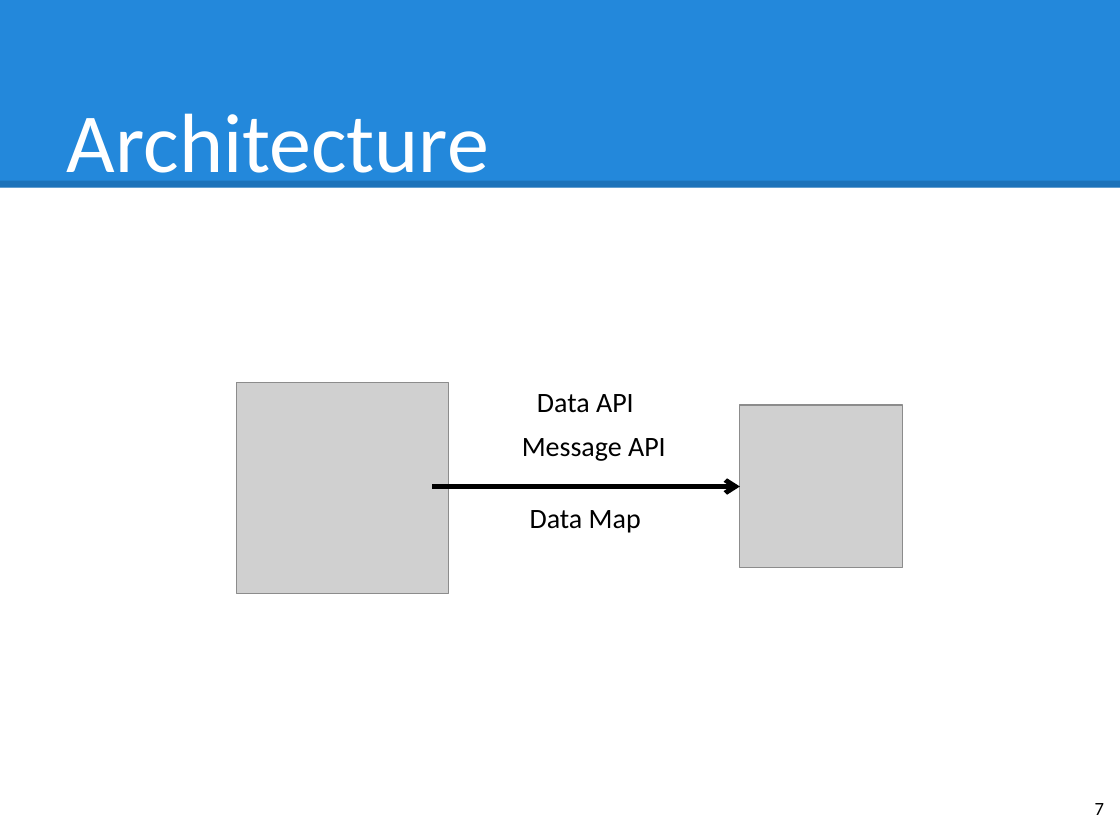
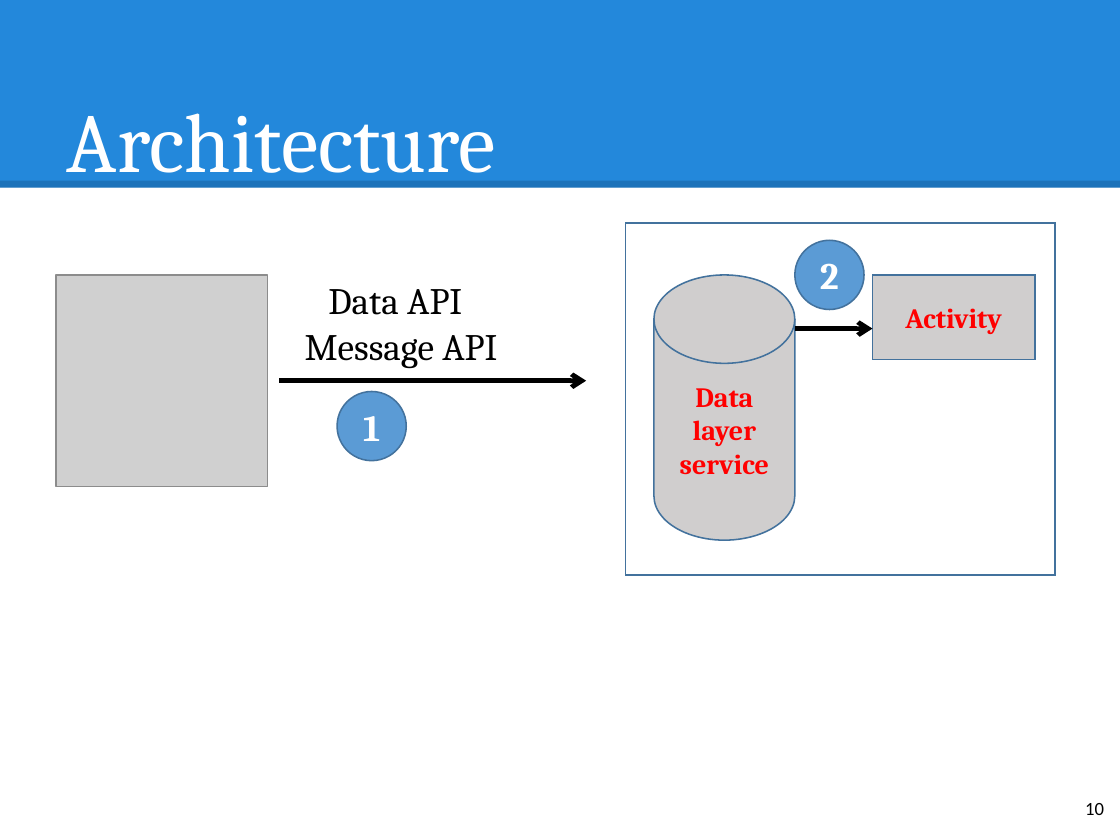
Before and after one commit to hqt/street-router, a slide deck: slide 10 of Document/presentation/nam/wear.pptx (slide 7 before the commit). Drawn at 1120x840 pixels with LibreOffice and Linux fonts; fonts in the diff are those of the drawing; grey boxes stand for pictures. Boxes give left, top, right and bottom in pixels: in the first picture for what was removed or moved away, otherwise in the second. Text is boxed around its words. In the diff, an @@ line names an element or a change of style, - is before the commit and + after.

```diff
--- a/Document/presentation/nam/wear.pptx
+++ b/Document/presentation/nam/wear.pptx
@@ text "Architecture" at bbox=[67, 113, 496, 190]: font Calibri to Cambria @@
@@ rectangle added at bbox=[626, 223, 1055, 575], outline #43739E 1 pt @@
@@ ellipse added at bbox=[795, 241, 865, 310], fill #5B9BD5, outline #43739E 1 pt, 24 pt, text #FFFFFF, bold @@
+2
@@ picture: place and size @@
-picture at bbox=[236, 382, 448, 594]
+picture at bbox=[56, 274, 268, 486]
@@ text "Data API": place and size @@
-text "Data API" at bbox=[537, 394, 634, 413]
+text "Data API" at bbox=[328, 289, 462, 315]
@@ text "Data API" at bbox=[328, 289, 462, 315]: size 18 to 24 pt, font Calibri to Cambria @@
@@ cylinder added at bbox=[654, 274, 795, 540], fill #D0CECE, outline #43739E 1 pt, 18 pt, text #FF0000, bold @@
+Data layer service
@@ rectangle added at bbox=[872, 274, 1035, 360], fill #D0CECE, outline #43739E 1 pt, 18 pt, text #FF0000, bold @@
+Activity
@@ text "Message API" at bbox=[305, 335, 497, 369]: size 18 to 24 pt, font Calibri to Cambria @@
@@ text "Message API": place and size @@
-text "Message API" at bbox=[522, 438, 666, 461]
+text "Message API" at bbox=[305, 335, 497, 369]
@@ arrow added from (795, 328) to (872, 328), #000000 3 pt @@
@@ arrow moved from (740, 486) - (432, 486) to (586, 381) - (279, 381) @@
@@ ellipse added at bbox=[337, 392, 407, 461], fill #5B9BD5, outline #43739E 1 pt, 24 pt, text #FFFFFF, bold @@
+1
@@ picture removed at bbox=[740, 405, 903, 568] @@
@@ text removed at bbox=[530, 510, 641, 533] @@
-Data Map
@@ page number at bbox=[1085, 803, 1104, 815]: text changed @@
-7
+10
```
Also in this commit, not shown: 5 other slides changed, 5 slides added, 1 slide removed.
